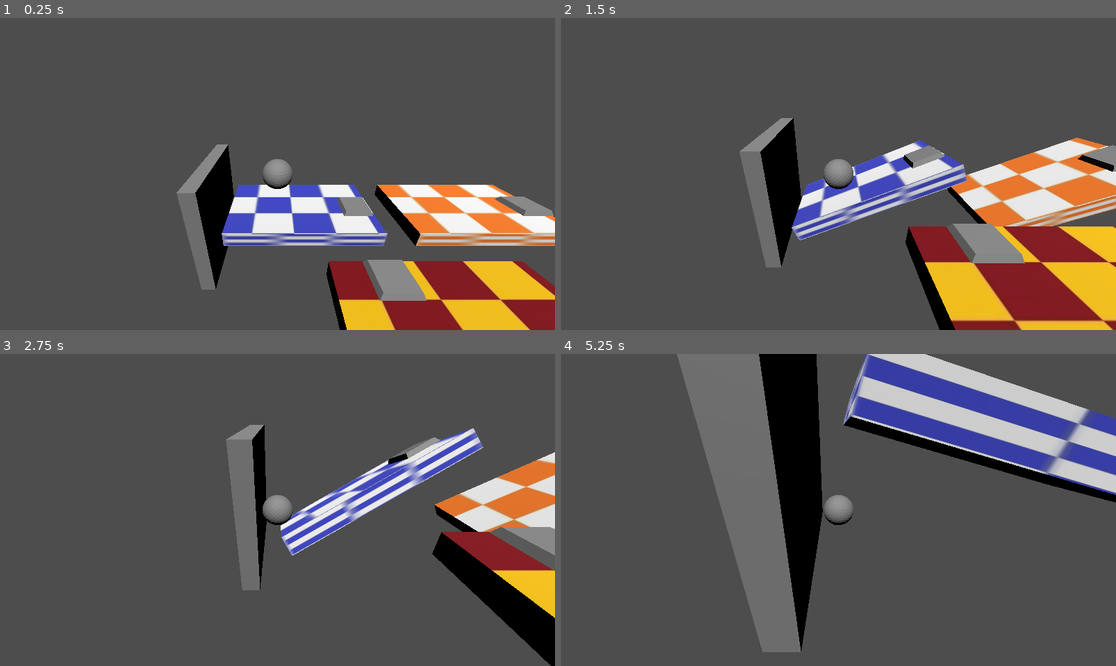
Above: before the commit, frames 1-4 (two rows, left to right).
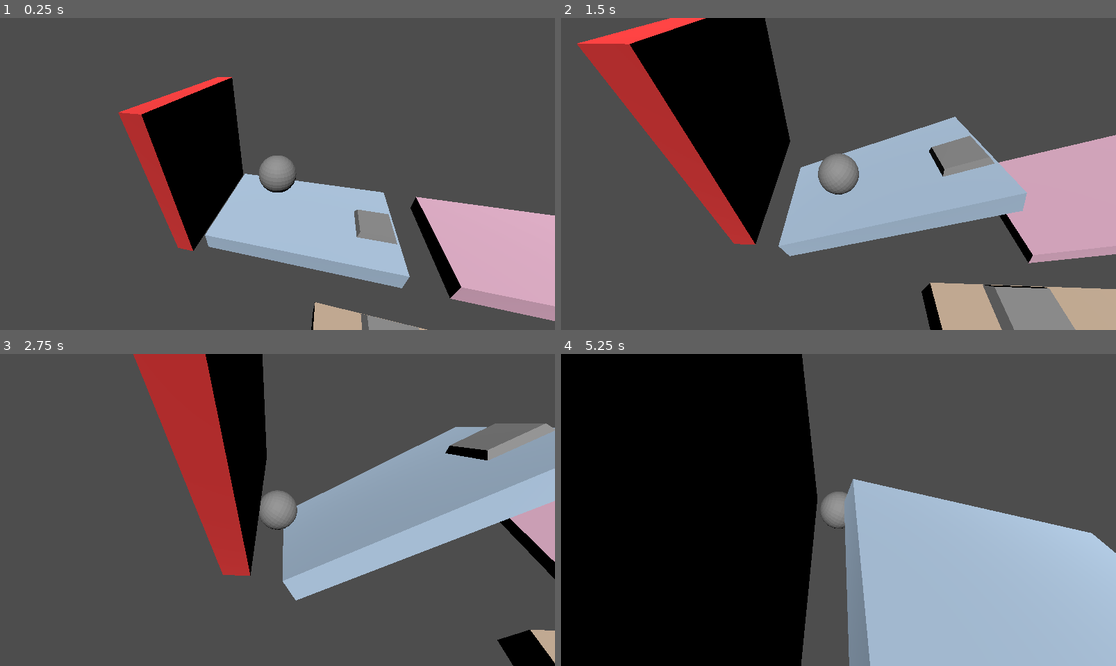
Above: after the commit, the same moments.

Repository: abhinavk0714/csce552-3d-game
Game: Godot game, scene res://scenes/levels/test_world.tscn
The game is run twice, just before and just after one commit, with the same random seed, the same clock (stepped at 60 frames per second) and the same inputs.
Inputs:
- Up to frame 1 (0.25 s): no input
- Up to frame 2 (1.5 s): hold Right (ui_right) 0.53-1.28 s; hold Down (ui_down) from 1.28 s (still down)
- Up to frame 3 (2.75 s): release Down (ui_down) at 2.03 s; hold Right (ui_right) from 2.03 s (still down)
- Up to frame 4 (5.25 s): release Right (ui_right) at 2.78 s; hold Up (ui_up) 2.78-3.53 s; hold Left (ui_left) 3.53-5.03 s; hold Down (ui_down) from 5.03 s (still down)

The runs differ from the first frame. In frame 1, 30% of the frame differs, in the area x 21-100%, y 18-100%; in frame 2, 45%; in frame 3, 33%; in frame 4, 79%, in the area x 0-100%, y 0-100%.

Commit message:
fixed merge conflicts
had to recolor the textures on the objects bc it undid them, just gave them basic colors bc it shouldn't be too big of a deal anyways

Diff:
--- a/scenes/game_objects/barrier.tscn
+++ b/scenes/game_objects/barrier.tscn
@@ -1,7 +1,10 @@
-[gd_scene load_steps=4 format=3 uid="uid://cgyphep1ib6pb"]
+[gd_scene load_steps=5 format=3 uid="uid://cgyphep1ib6pb"]
 
 [ext_resource type="Script" path="res://scripts/components/BarrierToggle.gd" id="1_barrier"]
 [ext_resource type="ArrayMesh" uid="uid://bj2xsx8qru211" path="res://assets/models/TestBarrier.obj" id="2_kuo6j"]
+
+[sub_resource type="StandardMaterial3D" id="StandardMaterial3D_barrier"]
+albedo_color = Color(0.9, 0.2, 0.2, 1)
 
 [sub_resource type="BoxShape3D" id="BoxShape3D_evq1a"]
 size = Vector3(1, 8, 8)
@@ -11,6 +14,7 @@
 
 [node name="MeshInstance3D" type="MeshInstance3D" parent="."]
 transform = Transform3D(1, 0, 0, 0, 1, 0, 0, 0, 1, 0.5, 0, 0)
+material_override = SubResource("StandardMaterial3D_barrier")
 mesh = ExtResource("2_kuo6j")
 
 [node name="CollisionShape3D" type="CollisionShape3D" parent="."]
--- a/scenes/game_objects/biaxial_platform.tscn
+++ b/scenes/game_objects/biaxial_platform.tscn
@@ -1,11 +1,10 @@
-[gd_scene load_steps=6 format=3 uid="uid://bhw5cbdm1ce6"]
+[gd_scene load_steps=5 format=3 uid="uid://bhw5cbdm1ce6"]
 
-[ext_resource type="Script" path="res://scripts/controllers/biaxial_platform.gd" id="1_2gcsk"]
-[ext_resource type="ArrayMesh" uid="uid://dvftvwmebr1on" path="res://assets/models/TestPlatform.obj" id="2_2uxts"]
-[ext_resource type="Texture2D" uid="uid://bd4o00ony1bnd" path="res://assets/textures/TestTexture.jpg" id="2_df7aj"]
+[ext_resource type="Script" uid="uid://cvas5kuyruk0e" path="res://scripts/controllers/biaxial_platform.gd" id="1_2gcsk"]
+[ext_resource type="ArrayMesh" path="res://assets/models/TestPlatform.obj" id="2_2uxts"]
 
 [sub_resource type="StandardMaterial3D" id="StandardMaterial3D_v25em"]
-albedo_texture = ExtResource("2_df7aj")
+albedo_color = Color(0.7, 0.8, 0.9, 1)
 
 [sub_resource type="BoxShape3D" id="BoxShape3D_2gcsk"]
 size = Vector3(10, 2, 6)
--- a/scenes/game_objects/button.tscn
+++ b/scenes/game_objects/button.tscn
@@ -1,6 +1,7 @@
-[gd_scene load_steps=5 format=3 uid="uid://ck7yaixjvjmrb"]
+[gd_scene load_steps=6 format=3 uid="uid://ck7yaixjvjmrb"]
 
-[ext_resource type="Script" uid="uid://ceqvwpv5d6ohd" path="res://scripts/controllers/button.gd" id="1_ybjr1"]
+[ext_resource type="Script" uid="uid://cem4y11my213u" path="res://scripts/controllers/button.gd" id="1_ybjr1"]
+[ext_resource type="Script" path="res://scripts/components/ButtonInteraction.gd" id="1_button_interaction"]
 [ext_resource type="ArrayMesh" uid="uid://btxo21lh71dh1" path="res://assets/models/TempSpring.obj" id="2_5ktqh"]
 
 [sub_resource type="BoxShape3D" id="BoxShape3D_boyml"]
@@ -20,6 +21,7 @@
 shape = SubResource("BoxShape3D_boyml")
 
 [node name="Area3D" type="Area3D" parent="."]
+script = ExtResource("1_button_interaction")
 
 [node name="CollisionShape3D" type="CollisionShape3D" parent="Area3D"]
 transform = Transform3D(1, 0, 0, 0, 1, 0, 0, 0, 1, 0, 0.52323854, 0)
--- a/scenes/game_objects/static_platform.tscn
+++ b/scenes/game_objects/static_platform.tscn
@@ -1,13 +1,12 @@
-[gd_scene load_steps=5 format=3 uid="uid://beyd4vgb20cfv"]
+[gd_scene load_steps=4 format=3 uid="uid://beyd4vgb20cfv"]
 
-[ext_resource type="Texture2D" uid="uid://nhcnhphgv1x3" path="res://assets/textures/TestTexture3.jpg" id="1_mxsp0"]
-[ext_resource type="ArrayMesh" uid="uid://dvftvwmebr1on" path="res://assets/models/TestPlatform.obj" id="1_o81e6"]
+[ext_resource type="ArrayMesh" path="res://assets/models/TestPlatform.obj" id="1_o81e6"]
+
+[sub_resource type="StandardMaterial3D" id="StandardMaterial3D_lubu1"]
+albedo_color = Color(0.8, 0.7, 0.6, 1)
 
 [sub_resource type="BoxShape3D" id="BoxShape3D_jm10p"]
 size = Vector3(10, 1, 6)
-
-[sub_resource type="StandardMaterial3D" id="StandardMaterial3D_lubu1"]
-albedo_texture = ExtResource("1_mxsp0")
 
 [node name="StaticPlatform" type="StaticBody3D"]
 
--- a/scenes/game_objects/uniaxial_platform.tscn
+++ b/scenes/game_objects/uniaxial_platform.tscn
@@ -1,11 +1,10 @@
-[gd_scene load_steps=6 format=3 uid="uid://i765m3evv58v"]
+[gd_scene load_steps=5 format=3 uid="uid://i765m3evv58v"]
 
-[ext_resource type="Script" path="res://scripts/controllers/uniaxial_platform.gd" id="1_xg248"]
-[ext_resource type="ArrayMesh" uid="uid://dvftvwmebr1on" path="res://assets/models/TestPlatform.obj" id="2_4i7rt"]
-[ext_resource type="Texture2D" uid="uid://bfpkv8t8lyasr" path="res://assets/textures/TestTexture2.jpg" id="2_vqfd7"]
+[ext_resource type="Script" uid="uid://cj6dbmnq08d68" path="res://scripts/controllers/uniaxial_platform.gd" id="1_xg248"]
+[ext_resource type="ArrayMesh" path="res://assets/models/TestPlatform.obj" id="2_4i7rt"]
 
 [sub_resource type="StandardMaterial3D" id="StandardMaterial3D_asksy"]
-albedo_texture = ExtResource("2_vqfd7")
+albedo_color = Color(0.9, 0.7, 0.8, 1)
 
 [sub_resource type="BoxShape3D" id="BoxShape3D_rxhje"]
 size = Vector3(10, 2, 6)
--- a/scenes/levels/test_world.tscn
+++ b/scenes/levels/test_world.tscn
@@ -1,14 +1,22 @@
-[gd_scene load_steps=8 format=3 uid="uid://b567jf4vr1whv"]
+[gd_scene load_steps=10 format=3 uid="uid://b567jf4vr1whv"]
 
 [ext_resource type="PackedScene" uid="uid://i765m3evv58v" path="res://scenes/game_objects/uniaxial_platform.tscn" id="1_dxppu"]
 [ext_resource type="PackedScene" uid="uid://bhw5cbdm1ce6" path="res://scenes/game_objects/biaxial_platform.tscn" id="2_gy3sr"]
 [ext_resource type="PackedScene" uid="uid://38yglc2vup1v" path="res://scenes/game_objects/ball.tscn" id="3_1lwx6"]
 [ext_resource type="PackedScene" uid="uid://ck7yaixjvjmrb" path="res://scenes/game_objects/button.tscn" id="3_a8c4q"]
+[ext_resource type="PackedScene" uid="uid://cgvwm8uet4hcs" path="res://scenes/game_objects/bug.tscn" id="4_7c366"]
 [ext_resource type="PackedScene" uid="uid://cgyphep1ib6pb" path="res://scenes/game_objects/barrier.tscn" id="4_d4tmt"]
 [ext_resource type="PackedScene" uid="uid://d2rxu3qyjw74x" path="res://scenes/game_objects/spring.tscn" id="4_dsnr4"]
 [ext_resource type="PackedScene" uid="uid://beyd4vgb20cfv" path="res://scenes/game_objects/static_platform.tscn" id="4_lf0gk"]
+[ext_resource type="Script" uid="uid://575rw0p5emj1" path="res://scripts/controllers/CameraFollow.gd" id="5_camera"]
 
 [node name="test_world" type="Node3D"]
+
+[node name="Camera3D" type="Camera3D" parent="."]
+transform = Transform3D(1, 0, 0, 0, 0.7815858, 0.6237978, 0, -0.6237978, 0.7815858, -1.1134114, 7.0328975, 7.713152)
+script = ExtResource("5_camera")
+target = NodePath("../Ball")
+offset = Vector3(0, 7, 7)
 
 [node name="Ball" parent="." instance=ExtResource("3_1lwx6")]
 transform = Transform3D(1, 0, 0, 0, 1, 0, 0, 0, 1, -8.630741, 4, -5.6505127)
@@ -19,8 +27,12 @@
 [node name="Button" parent="BiaxialPlatform" instance=ExtResource("3_a8c4q")]
 transform = Transform3D(1, 0, 0, 0, 1, 0, 0, 0, 1, 3.8867936, 0.97375154, 0.3095932)
 
+[node name="Bug" parent="BiaxialPlatform" instance=ExtResource("4_7c366")]
+transform = Transform3D(1, 0, 0, 0, 1, 0, 0, 0, 1, 1.7878246, 2.6278992, 0)
+
 [node name="Barrier" parent="." instance=ExtResource("4_d4tmt")]
-transform = Transform3D(1, 0, 0, 0, 1, 0, 0, 0, 1, -13.486841, 0, -6.8413835)
+transform = Transform3D(1, 0, 0, 0, 1, 0, 0, 0, 1, -13.486841, 3.4851246, -6.8413835)
+linked_button = NodePath("../BiaxialPlatform/Button")
 
 [node name="StaticPlatform" parent="." instance=ExtResource("4_lf0gk")]
 transform = Transform3D(1, 0, 0, 0, 1, 0, 0, 0, 1, -1, 0, 2)
--- a/scripts/controllers/CameraFollow.gd
+++ b/scripts/controllers/CameraFollow.gd
@@ -9,10 +9,24 @@
 @export var offset: Vector3 = Vector3(0, 7, 7)
 
 func _ready():
-	pass
+	if not target:
+		# Try to find the Ball node if target is not set
+		target = get_node_or_null("../Ball")
 
 func _process(delta):
-	pass
+	if target:
+		update_camera_position(delta)
 
-func update_camera_position():
-	pass
+func update_camera_position(delta: float = 0.0):
+	if not target:
+		return
+
+	var target_position = target.global_position + offset
+	var current_position = global_position
+
+	# Smoothly interpolate camera position towards target
+	var new_position = current_position.lerp(target_position, follow_speed * delta)
+	global_position = new_position
+
+	# Keep the camera looking at the target (optional - maintains isometric view)
+	look_at(target.global_position, Vector3.UP)
Not shown, changed: scripts/controllers/button.gd.uid
